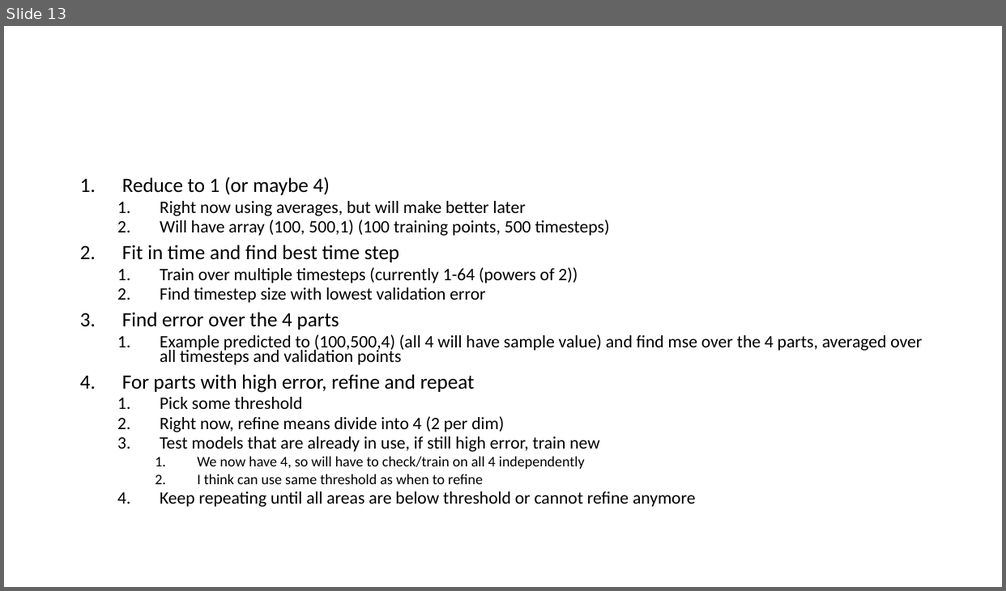
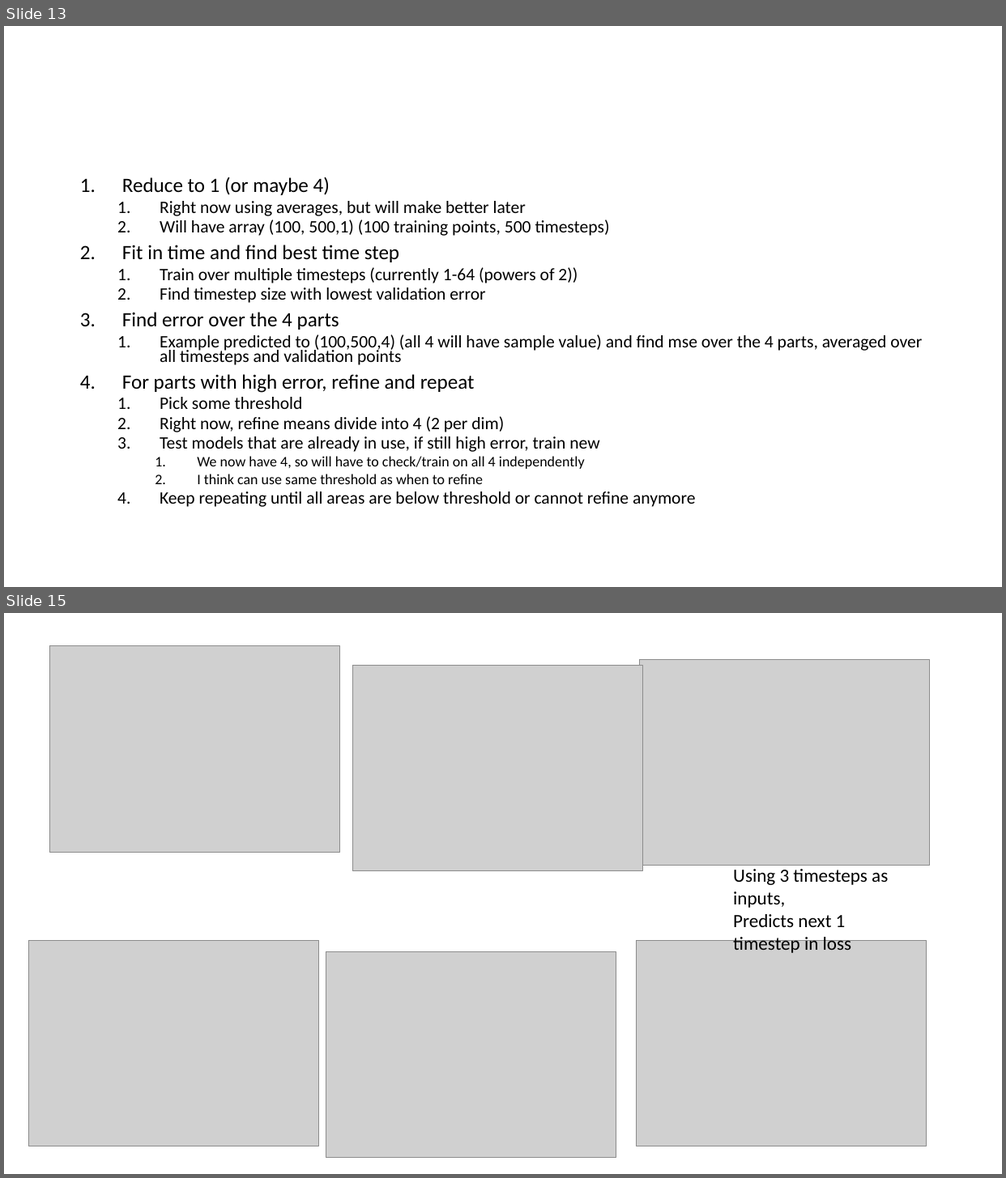
Before and after one commit to KatieJ16/Time_Space_multiscale, a slide deck: notes/Oct_26_averaging_and_toy2.pptx. Shown one above the other, each under a label of ours: slide 13 before the commit, slides 13 and 15 after it; the slides between them are not shown. The pictures are 1006x591 and 1006x1178 pixels, drawn with LibreOffice and Linux fonts; fonts in the diff are those of the drawing; grey boxes stand for pictures. Boxes give left, top, right and bottom in pixels: in the first picture for what was removed or moved away, otherwise in the second. Text is boxed around its words. In the diff, an @@ line names an element or a change of style, - is before the commit and + after.

```diff
--- a/notes/Oct_26_averaging_and_toy2.pptx
+++ b/notes/Oct_26_averaging_and_toy2.pptx
@@ slide 15 added at bbox=[4, 613, 1002, 1174], background #FFFFFF @@
@@ picture added at bbox=[49, 646, 340, 852] @@
@@ picture added at bbox=[640, 659, 930, 865] @@
@@ picture added at bbox=[353, 666, 643, 871] @@
@@ text added at bbox=[733, 869, 888, 953], 18 pt, text #000000 @@
+Using 3 timesteps as inputs,
+Predicts next 1 timestep in loss
@@ picture added at bbox=[28, 941, 319, 1147] @@
@@ picture added at bbox=[326, 952, 617, 1158] @@
@@ picture added at bbox=[637, 941, 927, 1147] @@
```
Also in this commit, not shown: 1 slide changed, 1 other slide added.
